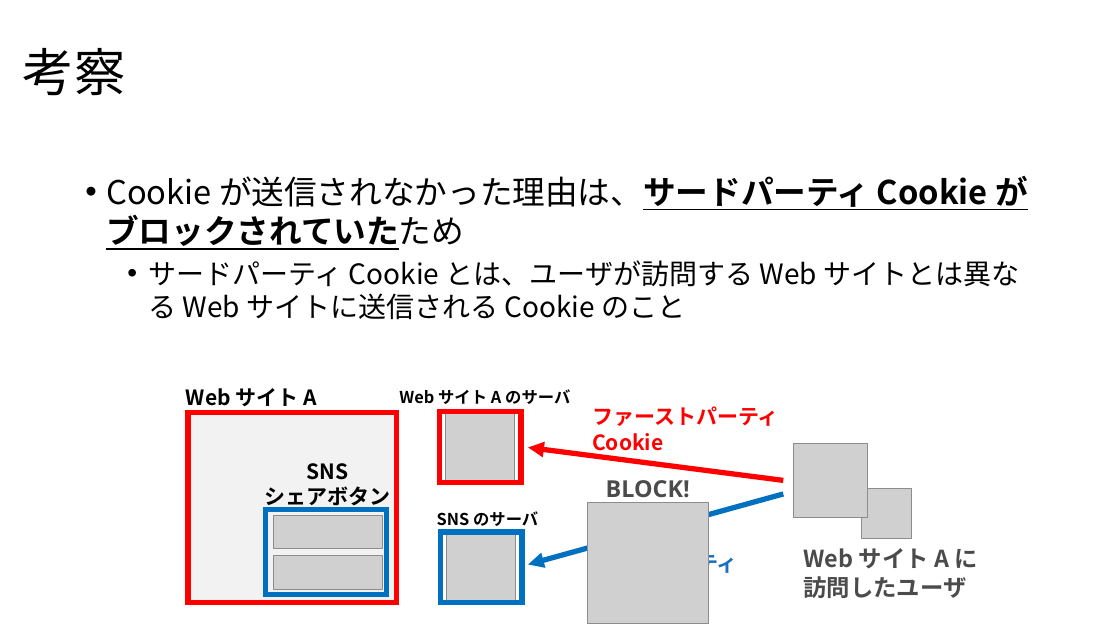
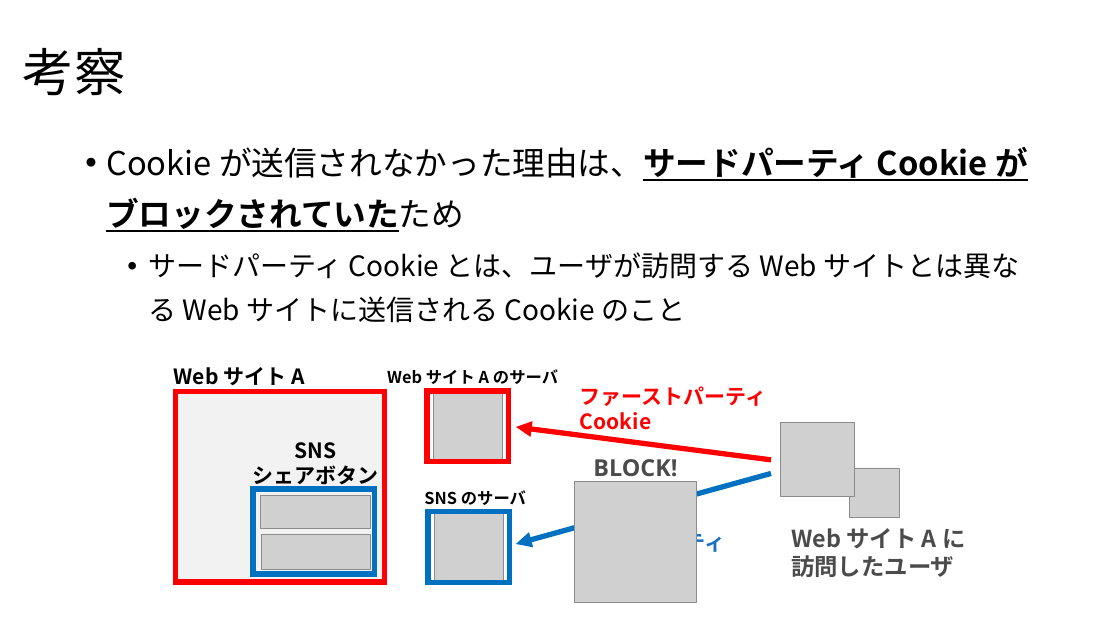
Before and after one commit to noraworld/graduation-thesis, a slide deck: slide 11 of presentation_slides.pptx. Drawn at 1120x630 pixels with LibreOffice and Linux fonts; fonts in the diff are those of the drawing; grey boxes stand for pictures. Boxes give left, top, right and bottom in pixels: in the first picture for what was removed or moved away, otherwise in the second. Text is boxed around its words. In the diff, an @@ line names an element or a change of style, - is before the commit and + after.

```diff
--- a/presentation_slides.pptx
+++ b/presentation_slides.pptx
@@ text "Cookie が送信されなかった理由は、サードパーティ Cookie がブロックされていたため": place and size @@
-text "Cookie が送信されなかった理由は、サードパーティ Cookie がブロックされていたため" at box(106, 176, 1028, 320)
+text "Cookie が送信されなかった理由は、サードパーティ Cookie がブロックされていたため" at box(106, 147, 1028, 323)
@@ text "Cookie が送信されなかった理由は、サードパーティ Cookie がブロックされていたため" at box(106, 147, 1028, 323): line spacing 1 to 1.3 @@
@@ 5 texts, 4 pictures, 3 rectangles, 2 arrows: place and size @@
-5 texts, 4 pictures, 3 rectangles, 2 arrows at box(186, 388, 867, 623)
+5 texts, 4 pictures, 3 rectangles, 2 arrows at box(174, 367, 855, 602)
@@ 3 pictures, 3 texts, 1 rectangle: place and size @@
-3 pictures, 3 texts, 1 rectangle at box(266, 389, 978, 602)
+3 pictures, 3 texts, 1 rectangle at box(253, 369, 965, 581)
```
Also in this commit, not shown: 6 other slides changed.
